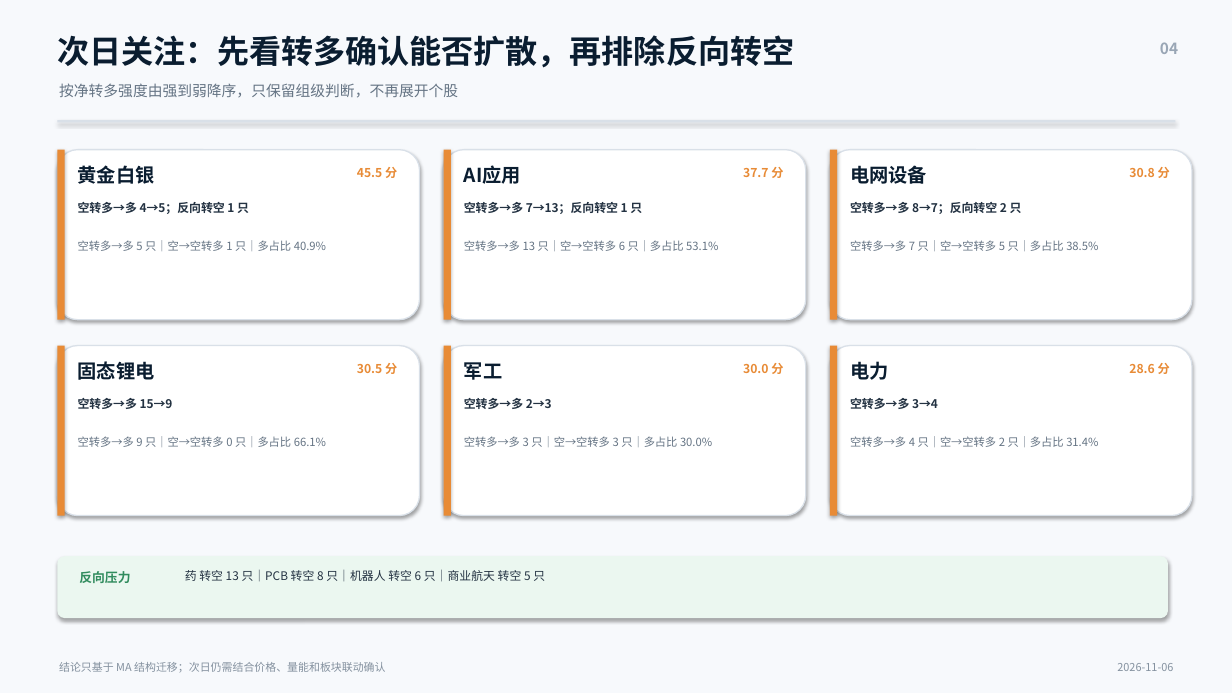
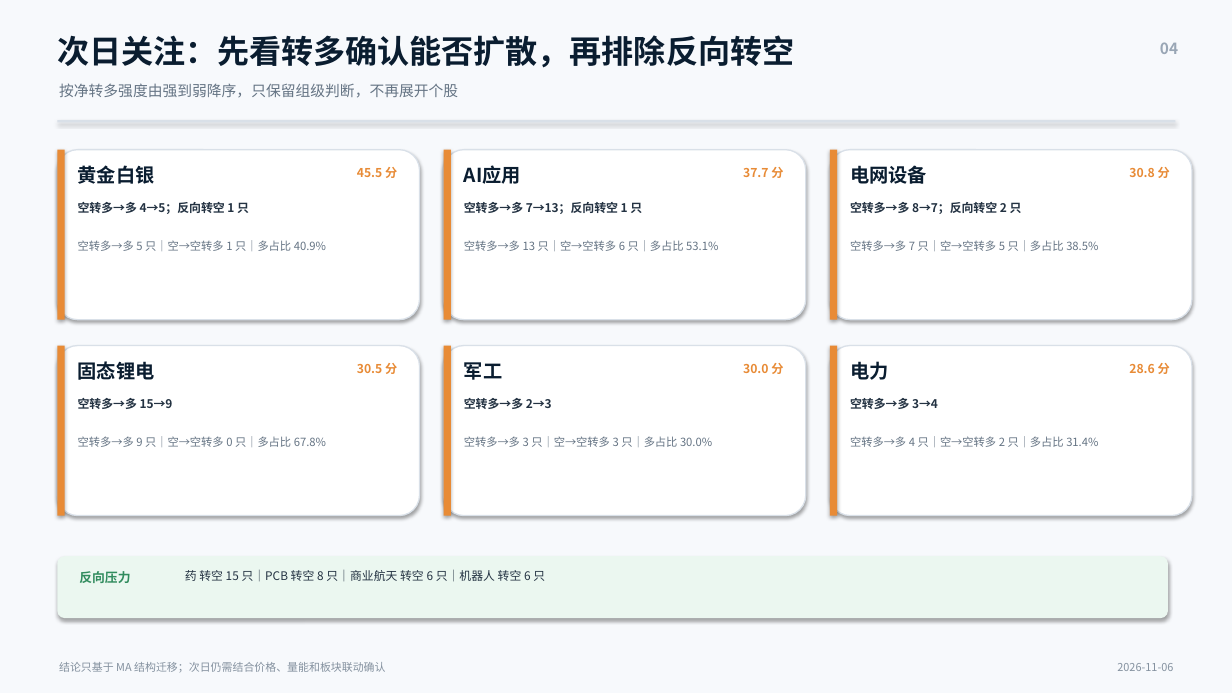
Before and after one commit to nancybhc/a-share-blast-lab, a slide deck: slide 4 of assets/多空阶段简报_2026-11-06.pptx. Drawn at 1232x693 pixels with LibreOffice and Linux fonts; fonts in the diff are those of the drawing. Boxes give left, top, right and bottom in pixels: in the first picture for what was removed or moved away, otherwise in the second. Text is boxed around its words. In the diff, an @@ line names an element or a change of style, - is before the commit and + after.

```diff
--- a/assets/多空阶段简报_2026-11-06.pptx
+++ b/assets/多空阶段简报_2026-11-06.pptx
@@ text at (78,436,326,447): text changed @@
-空转多→多 9 只｜空→空转多 0 只｜多占比 66.1%
+空转多→多 9 只｜空→空转多 0 只｜多占比 67.8%
@@ text at (185,570,545,582): text changed @@
-药 转空 13 只｜PCB 转空 8 只｜机器人 转空 6 只｜商业航天 转空 5 只
+药 转空 15 只｜PCB 转空 8 只｜商业航天 转空 6 只｜机器人 转空 6 只
```
Also in this commit, not shown: 8 other files.
